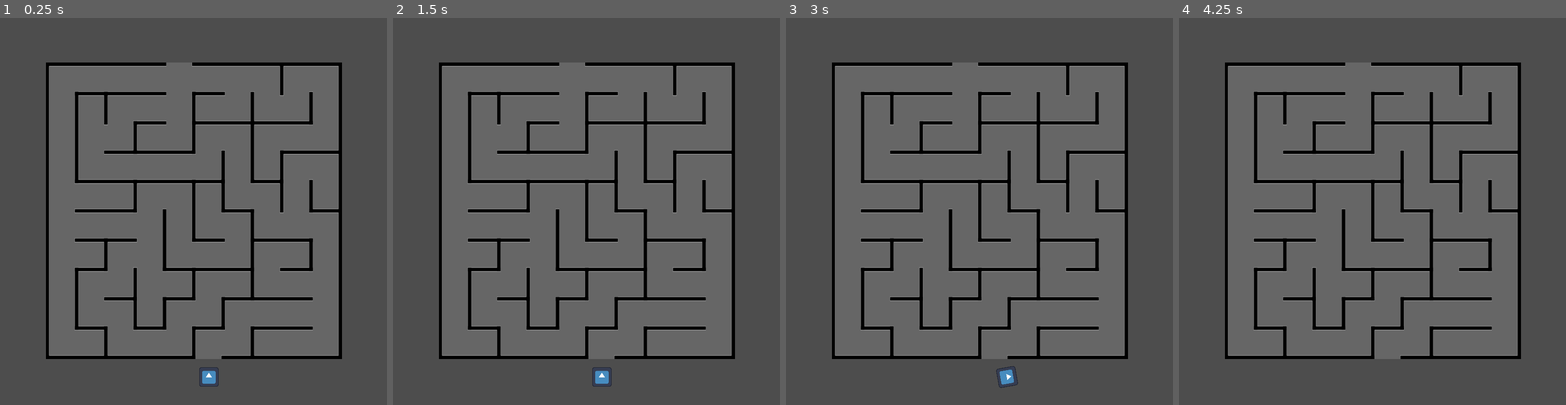
Above: before the commit, frames 1-4 (left to right).
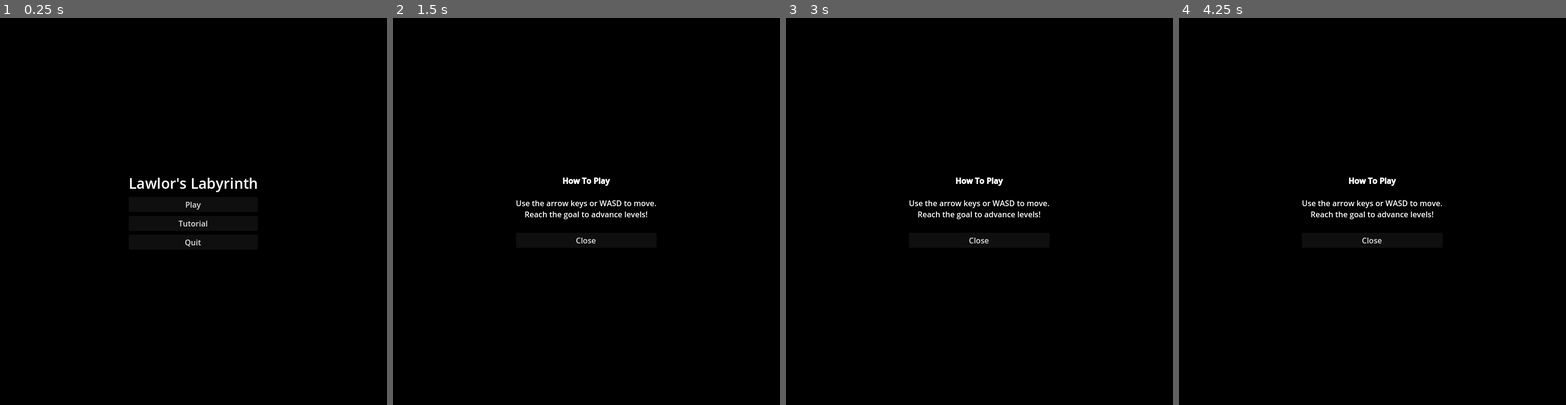
Above: after the commit, the same moments.

Repository: gkim14/CS471_LawlorsLabyrinth
Game: Godot game, scene res://scenes/StartScreen.tscn
The game is run twice, just before and just after one commit, with the same random seed, the same clock (stepped at 60 frames per second) and the same inputs. Before the commit the project starts from res://levels/Level1.tscn. The engine's default icon, where the game draws it, is replaced by a stand-in: a white triangle on a blue panel in a dark square.
Inputs (mouse positions are in pixels of both pictures, inside the frame that each line leads up to):
- Up to frame 1 (0.25 s): no input
- Up to frame 2 (1.5 s): click (586, 223) at 0.5 s, where only the run after the commit has a clickable "Tutorial"; click (586, 203) at 1.25 s, where only the run after the commit has a clickable "Play"
- Up to frame 3 (3 s): click (979, 203) at 2 s, where only the run after the commit has a clickable "Play"; hold D (right) from 2.78 s (still down)
- Up to frame 4 (4.25 s): release D (right) at 3.53 s; hold S (down) from 3.53 s (still down)

The runs differ from the first frame. In frame 1, 93% of the frame differs, in the area x 0-100%, y 0-100%; in frame 2, 93%; in frame 3, 93%; in frame 4, 93%.

Commit message:
feat: add start screen, pause menu, and tutorial window

Diff:
--- a/levels/Level1.tscn
+++ b/levels/Level1.tscn
@@ -1,9 +1,18 @@
-[gd_scene load_steps=3 format=3 uid="uid://2m8g2mrsvx35"]
+[gd_scene load_steps=7 format=3 uid="uid://2m8g2mrsvx35"]
 
 [ext_resource type="PackedScene" uid="uid://chqh44o6fn8ep" path="res://scenes/Maze1.tscn" id="1_32mhh"]
+[ext_resource type="Script" uid="uid://dp16b6cgyjask" path="res://scripts/Level1.gd" id="1_vi6ws"]
 [ext_resource type="PackedScene" uid="uid://yldodekd0tgo" path="res://scenes/Player.tscn" id="2_ohbkr"]
+[ext_resource type="PackedScene" uid="uid://bvctpnbtxg0gb" path="res://scenes/PauseMenu.tscn" id="3_2j4y6"]
+
+[sub_resource type="LabelSettings" id="LabelSettings_vi6ws"]
+font_size = 30
+
+[sub_resource type="LabelSettings" id="LabelSettings_2j4y6"]
 
 [node name="Level1" type="Node2D"]
+process_mode = 1
+script = ExtResource("1_vi6ws")
 
 [node name="Maze1" parent="." instance=ExtResource("1_32mhh")]
 scale = Vector2(3.1030068, 3.1030068)
@@ -14,3 +23,37 @@
 [node name="Camera2D" type="Camera2D" parent="."]
 position = Vector2(-2, 4)
 zoom = Vector2(0.315, 0.315)
+
+[node name="UI" type="CanvasLayer" parent="."]
+follow_viewport_scale = 0.001
+
+[node name="PauseMenu" parent="UI" instance=ExtResource("3_2j4y6")]
+visible = false
+
+[node name="LevelName" type="Label" parent="UI"]
+anchors_preset = 5
+anchor_left = 0.5
+anchor_right = 0.5
+offset_left = -50.0
+offset_top = 20.0
+offset_right = 50.0
+offset_bottom = 62.0
+grow_horizontal = 2
+text = "Level 1"
+label_settings = SubResource("LabelSettings_vi6ws")
+horizontal_alignment = 1
+vertical_alignment = 1
+
+[node name="EscHint" type="Label" parent="UI"]
+anchors_preset = 1
+anchor_left = 1.0
+anchor_right = 1.0
+offset_left = -50.0
+offset_top = 10.0
+offset_right = -10.0
+offset_bottom = 33.0
+grow_horizontal = 0
+text = "Press ESC for menu"
+label_settings = SubResource("LabelSettings_2j4y6")
+horizontal_alignment = 1
+vertical_alignment = 1
--- a/levels/Level2.tscn
+++ b/levels/Level2.tscn
@@ -1,9 +1,18 @@
-[gd_scene load_steps=3 format=3 uid="uid://bgb3ai0et2vj4"]
+[gd_scene load_steps=7 format=3 uid="uid://bgb3ai0et2vj4"]
 
 [ext_resource type="PackedScene" uid="uid://chqh44o6fn8ep" path="res://scenes/Maze1.tscn" id="1_f5x84"]
+[ext_resource type="Script" uid="uid://chq7k28e3f70p" path="res://scripts/Level2.gd" id="1_wnytt"]
 [ext_resource type="PackedScene" uid="uid://yldodekd0tgo" path="res://scenes/Player.tscn" id="2_432n0"]
+[ext_resource type="PackedScene" uid="uid://bvctpnbtxg0gb" path="res://scenes/PauseMenu.tscn" id="3_1hrej"]
 
-[node name="Level1" type="Node2D"]
+[sub_resource type="LabelSettings" id="LabelSettings_1hrej"]
+font_size = 30
+
+[sub_resource type="LabelSettings" id="LabelSettings_wnytt"]
+
+[node name="Level2" type="Node2D"]
+process_mode = 1
+script = ExtResource("1_wnytt")
 
 [node name="Maze1" parent="." instance=ExtResource("1_f5x84")]
 scale = Vector2(3.1030068, 3.1030068)
@@ -14,3 +23,36 @@
 [node name="Camera2D" type="Camera2D" parent="."]
 position = Vector2(-2, 4)
 zoom = Vector2(0.315, 0.315)
+
+[node name="UI" type="CanvasLayer" parent="."]
+
+[node name="PauseMenu" parent="UI" instance=ExtResource("3_1hrej")]
+visible = false
+
+[node name="LevelName" type="Label" parent="UI"]
+anchors_preset = 5
+anchor_left = 0.5
+anchor_right = 0.5
+offset_left = -50.0
+offset_top = 20.0
+offset_right = 50.0
+offset_bottom = 62.0
+grow_horizontal = 2
+text = "Level 2"
+label_settings = SubResource("LabelSettings_1hrej")
+horizontal_alignment = 1
+vertical_alignment = 1
+
+[node name="EscHint" type="Label" parent="UI"]
+anchors_preset = 1
+anchor_left = 1.0
+anchor_right = 1.0
+offset_left = -50.0
+offset_top = 10.0
+offset_right = -10.0
+offset_bottom = 33.0
+grow_horizontal = 0
+text = "Press ESC for menu"
+label_settings = SubResource("LabelSettings_wnytt")
+horizontal_alignment = 1
+vertical_alignment = 1
--- a/project.godot
+++ b/project.godot
@@ -11,7 +11,7 @@
 [application]
 
 config/name="Lawlor's Labyrinth"
-run/main_scene="uid://2m8g2mrsvx35"
+run/main_scene="uid://bk5eagspv6c5j"
 config/features=PackedStringArray("4.5", "Forward Plus")
 config/icon="res://assets/icon.svg"
 
@@ -19,7 +19,7 @@
 
 window/size/viewport_width=800
 window/size/viewport_height=800
-window/stretch/mode="canvas_items"
+window/stretch/mode="viewport"
 
 [input]
 
--- a/scenes/Exit.tscn
+++ b/scenes/Exit.tscn
@@ -1,6 +1,6 @@
 [gd_scene load_steps=3 format=3 uid="uid://fpxqq4c0mdh5"]
 
-[ext_resource type="Script" uid="uid://dwpj0u0cbbiey" path="res://scripts/exit.gd" id="1_c4vl1"]
+[ext_resource type="Script" uid="uid://dwpj0u0cbbiey" path="res://scripts/Exit.gd" id="1_c4vl1"]
 
 [sub_resource type="RectangleShape2D" id="RectangleShape2D_yhnsb"]
 
--- /dev/null
+++ b/scenes/PauseMenu.tscn
@@ -0,0 +1,59 @@
+[gd_scene load_steps=3 format=3 uid="uid://bvctpnbtxg0gb"]
+
+[ext_resource type="Script" uid="uid://g2hvmbsdjgfg" path="res://scripts/PauseMenu.gd" id="1_nov15"]
+
+[sub_resource type="LabelSettings" id="LabelSettings_jvnd5"]
+font_size = 30
+
+[node name="PauseMenu" type="Control"]
+process_mode = 2
+layout_mode = 3
+anchors_preset = 15
+anchor_right = 1.0
+anchor_bottom = 1.0
+grow_horizontal = 2
+grow_vertical = 2
+script = ExtResource("1_nov15")
+
+[node name="ColorRect" type="ColorRect" parent="."]
+layout_mode = 1
+anchors_preset = 15
+anchor_right = 1.0
+anchor_bottom = 1.0
+grow_horizontal = 2
+grow_vertical = 2
+color = Color(0, 0, 0, 0.5019608)
+
+[node name="CenterContainer" type="CenterContainer" parent="."]
+layout_mode = 1
+anchors_preset = 15
+anchor_right = 1.0
+anchor_bottom = 1.0
+grow_horizontal = 2
+grow_vertical = 2
+
+[node name="VBoxContainer" type="VBoxContainer" parent="CenterContainer"]
+layout_mode = 2
+
+[node name="Title" type="Label" parent="CenterContainer/VBoxContainer"]
+layout_mode = 2
+text = "Pause Menu"
+label_settings = SubResource("LabelSettings_jvnd5")
+horizontal_alignment = 1
+vertical_alignment = 1
+
+[node name="ResumeButton" type="Button" parent="CenterContainer/VBoxContainer"]
+layout_mode = 2
+text = "Resume"
+
+[node name="TutorialButton" type="Button" parent="CenterContainer/VBoxContainer"]
+layout_mode = 2
+text = "Tutorial"
+
+[node name="RestartButton" type="Button" parent="CenterContainer/VBoxContainer"]
+layout_mode = 2
+text = "Restart"
+
+[node name="ExitButton" type="Button" parent="CenterContainer/VBoxContainer"]
+layout_mode = 2
+text = "Exit"
--- a/scenes/Player.tscn
+++ b/scenes/Player.tscn
@@ -7,6 +7,7 @@
 size = Vector2(118, 117)
 
 [node name="Player" type="CharacterBody2D" groups=["Player"]]
+process_mode = 1
 script = ExtResource("2_3li8b")
 metadata/_edit_group_ = true
 
--- /dev/null
+++ b/scenes/StartScreen.tscn
@@ -0,0 +1,56 @@
+[gd_scene load_steps=3 format=3 uid="uid://bk5eagspv6c5j"]
+
+[ext_resource type="Script" uid="uid://6kxm4iekpak" path="res://scripts/StartScreen.gd" id="1_4vrcr"]
+
+[sub_resource type="LabelSettings" id="LabelSettings_pswtb"]
+font_size = 30
+
+[node name="StartScreen" type="Control"]
+layout_mode = 3
+anchors_preset = 15
+anchor_right = 1.0
+anchor_bottom = 1.0
+grow_horizontal = 2
+grow_vertical = 2
+script = ExtResource("1_4vrcr")
+
+[node name="ColorRect" type="ColorRect" parent="."]
+layout_mode = 1
+anchors_preset = 15
+anchor_right = 1.0
+anchor_bottom = 1.0
+grow_horizontal = 2
+grow_vertical = 2
+color = Color(0, 0, 0, 1)
+
+[node name="CenterContainer" type="CenterContainer" parent="."]
+layout_mode = 1
+anchors_preset = 15
+anchor_right = 1.0
+anchor_bottom = 1.0
+grow_horizontal = 2
+grow_vertical = 2
+
+[node name="VBoxContainer" type="VBoxContainer" parent="CenterContainer"]
+layout_mode = 2
+theme_override_constants/separation = 8
+alignment = 1
+
+[node name="Title" type="Label" parent="CenterContainer/VBoxContainer"]
+layout_mode = 2
+text = "Lawlor's Labyrinth"
+label_settings = SubResource("LabelSettings_pswtb")
+horizontal_alignment = 1
+vertical_alignment = 1
+
+[node name="PlayButton" type="Button" parent="CenterContainer/VBoxContainer"]
+layout_mode = 2
+text = "Play"
+
+[node name="TutorialButton" type="Button" parent="CenterContainer/VBoxContainer"]
+layout_mode = 2
+text = "Tutorial"
+
+[node name="QuitButton" type="Button" parent="CenterContainer/VBoxContainer"]
+layout_mode = 2
+text = "Quit"
--- /dev/null
+++ b/scenes/TutorialWindow.tscn
@@ -0,0 +1,68 @@
+[gd_scene load_steps=2 format=3 uid="uid://cd8fp17oyvk3x"]
+
+[ext_resource type="Script" uid="uid://blmmfumlqfg4o" path="res://scripts/TutorialWindow.gd" id="1_h8r7d"]
+
+[node name="TutorialWindow" type="Control"]
+process_mode = 3
+custom_minimum_size = Vector2(350, 250)
+layout_mode = 3
+anchors_preset = 8
+anchor_left = 0.5
+anchor_top = 0.5
+anchor_right = 0.5
+anchor_bottom = 0.5
+grow_horizontal = 2
+grow_vertical = 2
+size_flags_horizontal = 4
+size_flags_vertical = 4
+script = ExtResource("1_h8r7d")
+
+[node name="ColorRect" type="ColorRect" parent="."]
+layout_mode = 1
+anchors_preset = 15
+anchor_right = 1.0
+anchor_bottom = 1.0
+grow_horizontal = 2
+grow_vertical = 2
+color = Color(0, 0, 0, 1)
+
+[node name="CenterContainer" type="CenterContainer" parent="."]
+layout_mode = 1
+anchors_preset = 15
+anchor_right = 1.0
+anchor_bottom = 1.0
+grow_horizontal = 2
+grow_vertical = 2
+
+[node name="Panel" type="Panel" parent="CenterContainer"]
+layout_mode = 2
+
+[node name="VBoxContainer" type="VBoxContainer" parent="CenterContainer/Panel"]
+layout_mode = 0
+offset_left = -146.0
+offset_top = -75.0
+offset_right = 145.0
+offset_bottom = 75.0
+grow_horizontal = 2
+grow_vertical = 2
+alignment = 1
+
+[node name="Instructions" type="RichTextLabel" parent="CenterContainer/Panel/VBoxContainer"]
+layout_mode = 2
+size_flags_vertical = 3
+bbcode_enabled = true
+text = "[b]How To Play[/b]
+
+Use the arrow keys or WASD to move.
+Reach the goal to advance levels!
+
+"
+fit_content = true
+scroll_active = false
+autowrap_mode = 0
+horizontal_alignment = 1
+vertical_alignment = 1
+
+[node name="CloseButton" type="Button" parent="CenterContainer/Panel/VBoxContainer"]
+layout_mode = 2
+text = "Close"
--- /dev/null
+++ b/scripts/Level1.gd
@@ -0,0 +1,42 @@
+extends Node2D
+
+@onready var pause_menu = $UI/PauseMenu
+
+func _ready():
+	pause_menu.visible = false
+
+	pause_menu.resume_game.connect(_on_resume)
+	pause_menu.open_tutorial.connect(_on_open_tutorial)
+	pause_menu.restart_game.connect(_on_restart)
+	pause_menu.exit_to_start.connect(_on_exit_to_start)
+
+func _show_tutorial():
+	var tutorial = preload("res://scenes/TutorialWindow.tscn").instantiate()
+	if get_tree().current_scene.has_node("UI"):
+		get_tree().current_scene.get_node("UI").add_child(tutorial)
+	else:
+		get_tree().current_scene.add_child(tutorial)
+
+func _unhandled_input(event: InputEvent) -> void:
+	if event.is_action_pressed("ui_cancel"):
+		_toggle_pause()
+
+func _toggle_pause():
+	var paused := not get_tree().paused
+	get_tree().paused = paused
+	pause_menu.visible = paused
+
+func _on_resume():
+	get_tree().paused = false
+	pause_menu.visible = false
+
+func _on_open_tutorial():
+	_show_tutorial()
+
+func _on_restart():
+	get_tree().paused = false
+	get_tree().reload_current_scene()
+
+func _on_exit_to_start():
+	get_tree().paused = false
+	get_tree().change_scene_to_file("res://scenes/StartScreen.tscn")
--- /dev/null
+++ b/scripts/Level2.gd
@@ -0,0 +1,42 @@
+extends Node2D
+
+@onready var pause_menu = $UI/PauseMenu
+
+func _ready():
+	pause_menu.visible = false
+
+	pause_menu.resume_game.connect(_on_resume)
+	pause_menu.open_tutorial.connect(_on_open_tutorial)
+	pause_menu.restart_game.connect(_on_restart)
+	pause_menu.exit_to_start.connect(_on_exit_to_start)
+
+func _show_tutorial():
+	var tutorial = preload("res://scenes/TutorialWindow.tscn").instantiate()
+	if get_tree().current_scene.has_node("UI"):
+		get_tree().current_scene.get_node("UI").add_child(tutorial)
+	else:
+		get_tree().current_scene.add_child(tutorial)
+
+func _unhandled_input(event: InputEvent) -> void:
+	if event.is_action_pressed("ui_cancel"):
+		_toggle_pause()
+
+func _toggle_pause():
+	var paused := not get_tree().paused
+	get_tree().paused = paused
+	pause_menu.visible = paused
+
+func _on_resume():
+	get_tree().paused = false
+	pause_menu.visible = false
+
+func _on_open_tutorial():
+	_show_tutorial()
+
+func _on_restart():
+	get_tree().paused = false
+	get_tree().reload_current_scene()
+
+func _on_exit_to_start():
+	get_tree().paused = false
+	get_tree().change_scene_to_file("res://scenes/StartScreen.tscn")
--- /dev/null
+++ b/scripts/PauseMenu.gd
@@ -0,0 +1,17 @@
+extends Control
+
+signal resume_game
+signal open_tutorial
+signal restart_game
+signal exit_to_start
+
+@onready var resume_button = $CenterContainer/VBoxContainer/ResumeButton
+@onready var tutorial_button = $CenterContainer/VBoxContainer/TutorialButton
+@onready var restart_button = $CenterContainer/VBoxContainer/RestartButton
+@onready var exit_button = $CenterContainer/VBoxContainer/ExitButton
+
+func _ready():
+	resume_button.pressed.connect(func(): emit_signal("resume_game"))
+	tutorial_button.pressed.connect(func(): emit_signal("open_tutorial"))
+	restart_button.pressed.connect(func(): emit_signal("restart_game"))
+	exit_button.pressed.connect(func(): emit_signal("exit_to_start"))
--- /dev/null
+++ b/scripts/StartScreen.gd
@@ -0,0 +1,20 @@
+extends Control
+
+@onready var play_button = $CenterContainer/VBoxContainer/PlayButton
+@onready var tutorial_button = $CenterContainer/VBoxContainer/TutorialButton
+@onready var quit_button = $CenterContainer/VBoxContainer/QuitButton
+
+func _ready():
+	play_button.pressed.connect(_on_play_pressed)
+	tutorial_button.pressed.connect(_on_tutorial_pressed)
+	quit_button.pressed.connect(_on_quit_pressed)
+
+func _on_play_pressed():
+	get_tree().change_scene_to_file("res://levels/Level1.tscn")
+
+func _on_tutorial_pressed():
+	var tutorial = preload("res://scenes/TutorialWindow.tscn").instantiate()
+	get_tree().root.add_child(tutorial)
+
+func _on_quit_pressed():
+	get_tree().quit()
--- /dev/null
+++ b/scripts/TutorialWindow.gd
@@ -0,0 +1,9 @@
+extends Control
+
+@onready var close_button = $CenterContainer/Panel/VBoxContainer/CloseButton
+
+func _ready():
+	close_button.pressed.connect(_on_close_pressed)
+
+func _on_close_pressed():
+	queue_free()
Not shown, added: scripts/Level1.gd.uid
Not shown, added: scripts/Level2.gd.uid
Not shown, added: scripts/PauseMenu.gd.uid
Not shown, added: scripts/StartScreen.gd.uid
Not shown, added: scripts/TutorialWindow.gd.uid
